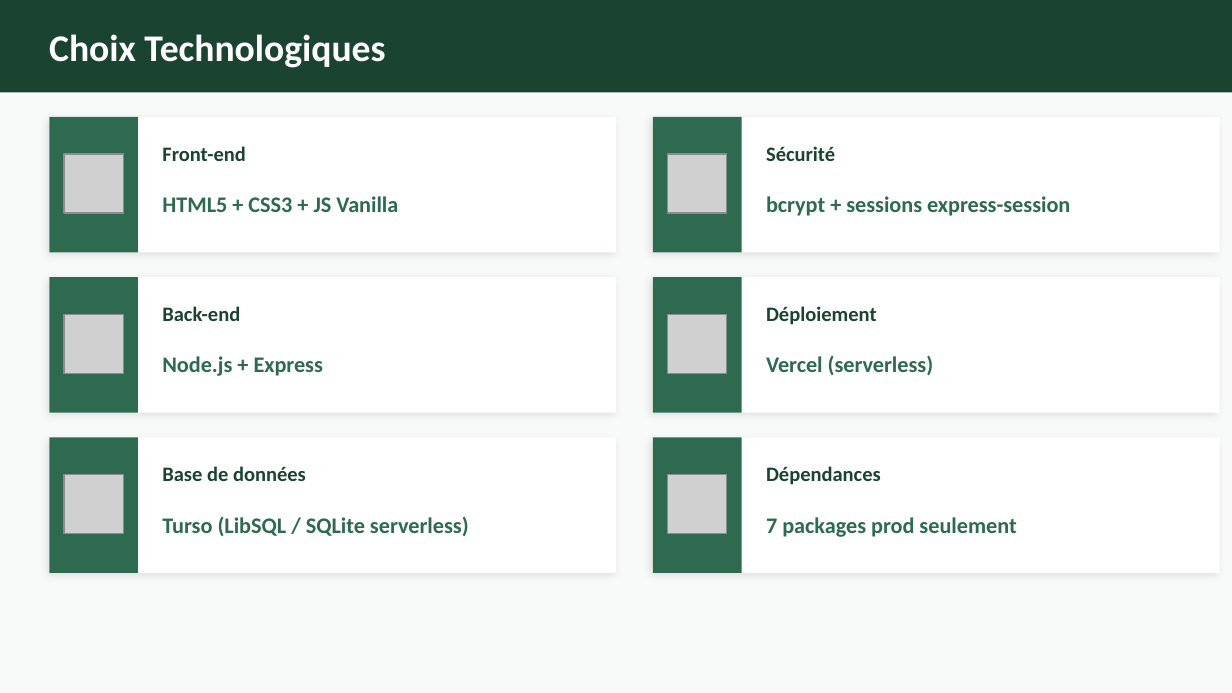
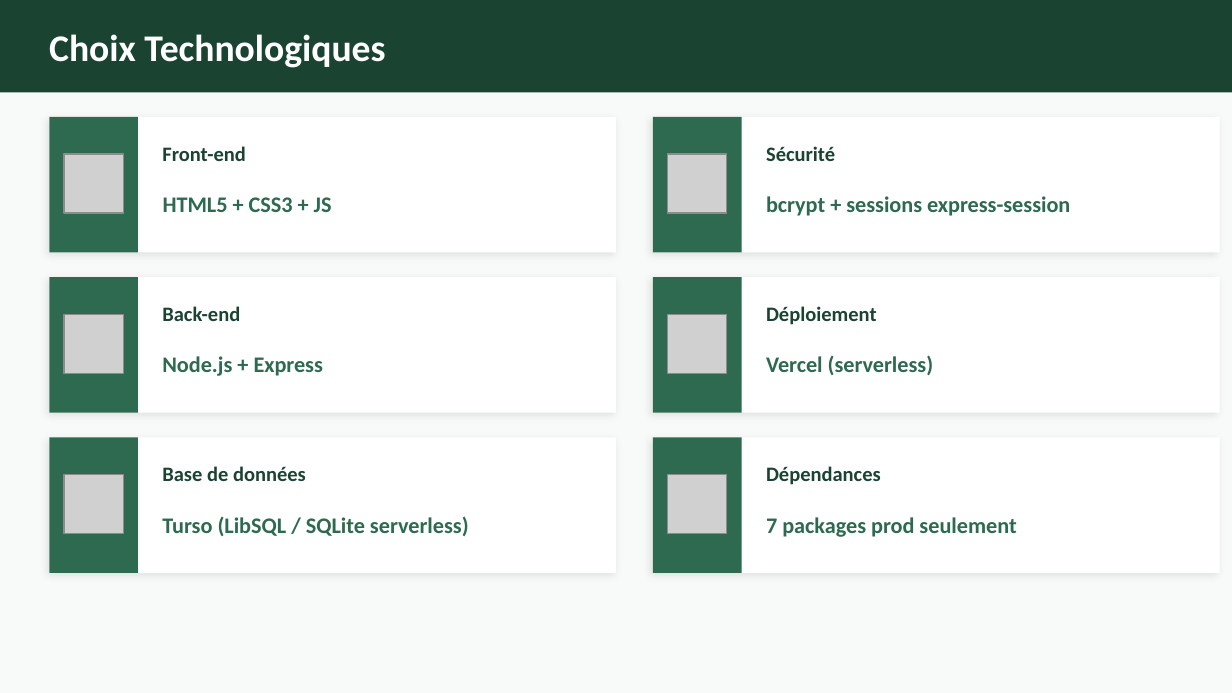
Before and after one commit to JubEfrei/EcoTroc, a slide deck: slide 10 of docs/EcoTroc_Soutenance.pptx. Drawn at 1232x693 pixels with LibreOffice and Linux fonts; fonts in the diff are those of the drawing; grey boxes stand for pictures. Boxes give left, top, right and bottom in pixels: in the first picture for what was removed or moved away, otherwise in the second. Text is boxed around its words. In the diff, an @@ line names an element or a change of style, - is before the commit and + after.

```diff
--- a/docs/EcoTroc_Soutenance.pptx
+++ b/docs/EcoTroc_Soutenance.pptx
@@ text at [163,197,332,212]: text changed @@
-HTML5 + CSS3 + JS Vanilla
+HTML5 + CSS3 + JS
```
Also in this commit, not shown: 3 other slides changed.
